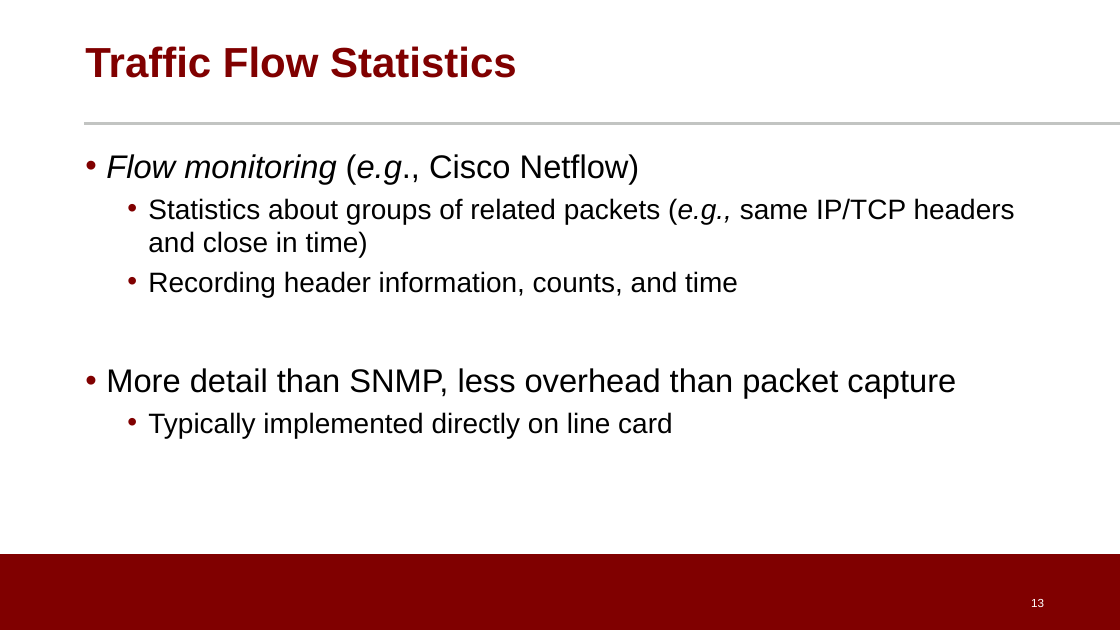
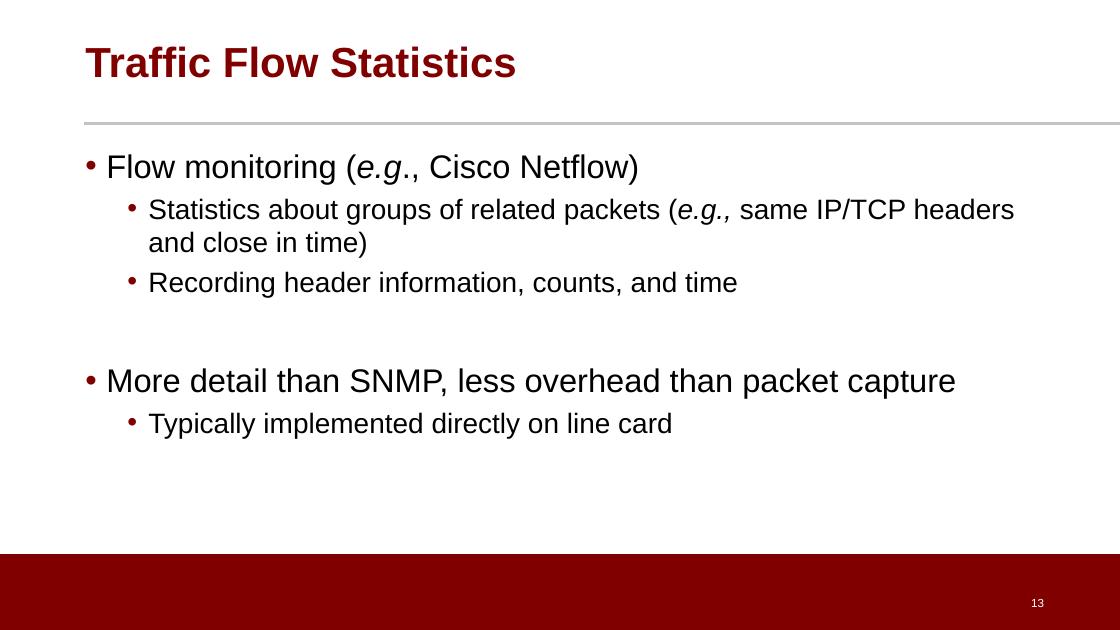
Before and after one commit to noise-lab/ML-Cybersecurity, a slide deck: slide 13 of module-2/ppt/2.2-Measurement.pptx. Drawn at 1120x630 pixels with LibreOffice and Linux fonts; fonts in the diff are those of the drawing; background and template pictures are left out. Boxes give left, top, right and bottom in pixels: in the first picture for what was removed or moved away, otherwise in the second. Text is boxed around its words. In the diff, an @@ line names an element or a change of style, - is before the commit and + after.

```diff
--- a/module-2/ppt/2.2-Measurement.pptx
+++ b/module-2/ppt/2.2-Measurement.pptx
@@ text at (x1=106, y1=154, x2=640, y2=184): italic off in "Flow monitoring" @@
```
Also in this commit, not shown: 8 other slides changed, 1 slide added, 3 slides removed, 5 other files.
